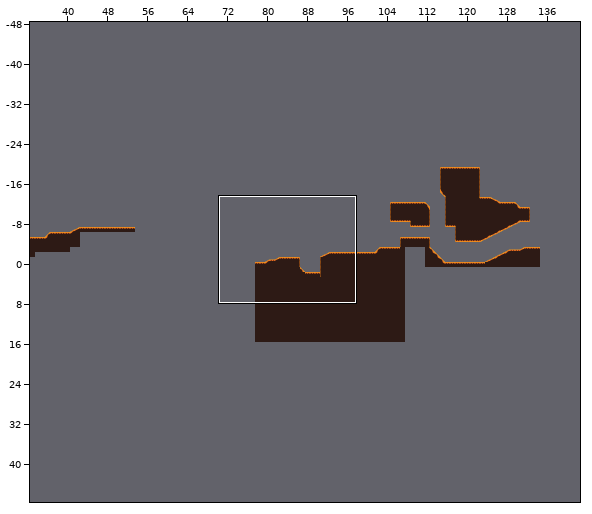
Two states of a Tiled map, LeafLegends/Assets/Tilemaps/Level1.tmx. The picture above shows the old version from afar; the outline marks the close-up.
Close-up. The starting point:
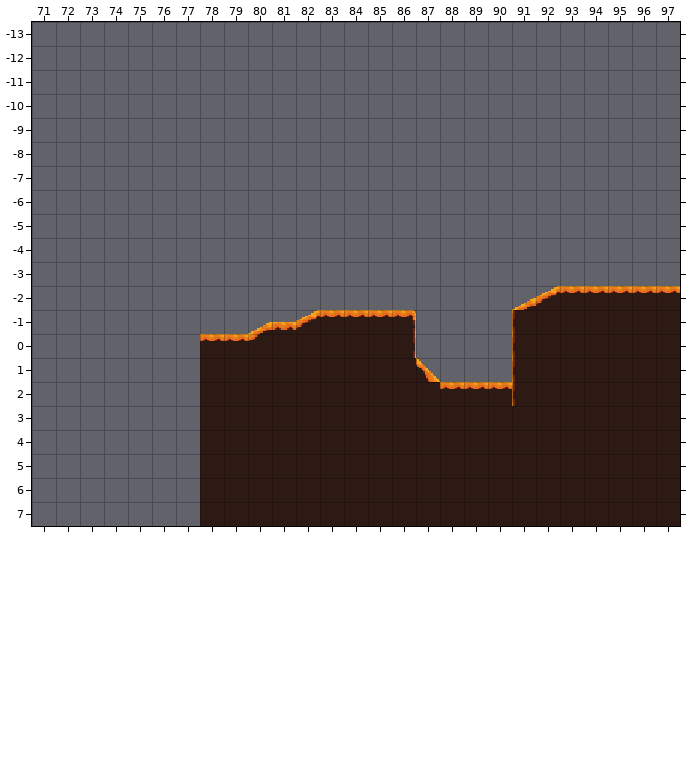
Cells are 16x16 px. Shown: x 71..97, y -13..7. The commit also changed other parts of the map, which this record leaves out.
After:
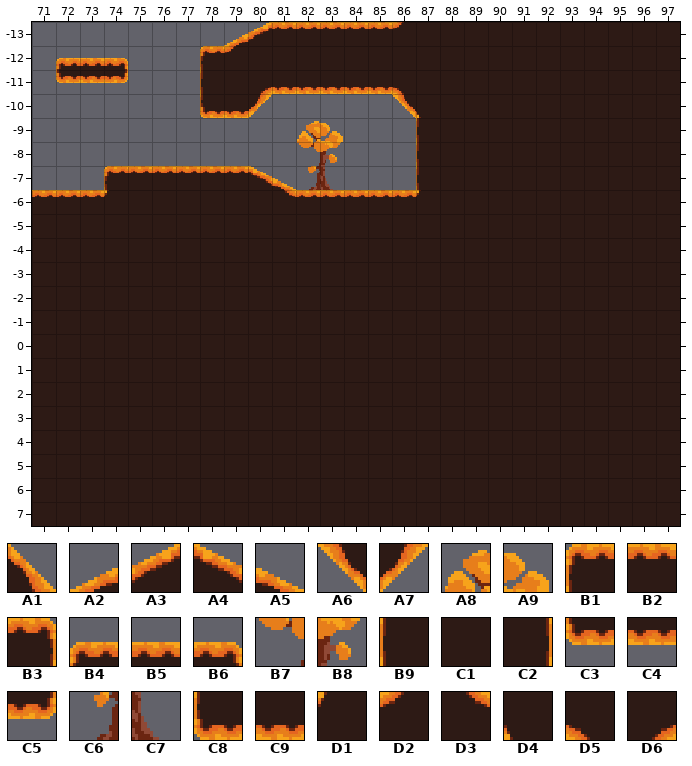
Key: from "MainTileset": A1 1, A2 2, A3 3, A4 4, A5 5, A6 16, A7 17, A8 24, A9 25, B1 32, B2 33, B3 34, B4 35, B5 36, B6 37, B7 40, B8 41, B9 48, C1 49, C2 50, C3 51, C4 52, C5 53, C6 56, C7 57, C8 64, C9 65, D1 84, D2 86, D3 87, D4 100, D5 102, D6 103.
__ is an empty cell.
Tiles of an added or newly shown layer are drawn over the layers below it.
The exact change:
Layer "Terrain":
The edit adds tile A2 in row -13 at x 79.
The edit adds tile A3 in row -13 at x 80.
The edit adds tile A4 in row -7 at x 80.
The edit adds tile A5 in row -7 at x 81.
The edit adds tile A6 in row -10 at x 86.
The edit adds tile A7 in row -10 at x 80.
The edit adds tile B1 in row -12 at x 78; in row -7 at x 74.
The edit adds tile B2 in row -13 at x 81 to 85; in row -7 at x 75 to 79; in row -6 at x 71 to 73 and 82 to 86.
The edit adds tile B4 in row -12 at x 72.
The edit adds tile B5 in row -12 at x 73.
The edit adds tile B6 in row -12 at x 74.
The edit adds tile B9 in row -11 at x 78; in rows -9 to -7 at x 87.
Tile A1 gives way to tile C1 in row 1 at x 87.
Tile A2 gives way to tile C1 in row -2 at x 91; in row -1 at x 80.
Tile A3 gives way to tile C1 in row -2 at x 92; in row -1 at x 82.
Tile B2 gives way to tile C1 in row -2 at x 93 to 97; in row -1 at x 83 to 85; in row 0 at x 78 to 79; in row 2 at x 88 to 90.
Tile B3 gives way to tile C1 in row -1 at x 86.
Tile B5 gives way to tile C1 in row -1 at x 81.
Tile B9 gives way to tile C1 in rows -1 to 2 at x 91.
Tile C2 gives way to tile C1 in row 0 at x 86.
Tile D2 gives way to tile C1 in row 0 at x 80.
The edit adds tile C1 in row -13 at x 87 to 97; in row -12 at x 80 to 97; in row -11 at x 79 and 87 to 97; in rows -10 to -7 at x 88 to 97; in row -6 at x 75 to 80 and 88 to 97; in rows -5 to -3 at x 71 to 97.
The edit adds tile C1 in row -2 at x 71 to 90; in row -1 at x 71 to 79 and 87 to 90; in row 0 at x 71 to 77 and 87 to 90; in row 1 at x 71 to 77 and 88 to 90; in rows 2 to 7 at x 71 to 77.
The edit adds tile C3 in row -11 at x 72.
The edit adds tile C4 in row -11 at x 73.
The edit adds tile C5 in row -11 at x 74.
The edit adds tile C8 in row -10 at x 78.
The edit adds tile C9 in row -11 at x 81 to 85; in row -10 at x 79.
The edit adds tile D1 in row -6 at x 74 and 87.
The edit adds tile D2 in row -13 at x 86; in row -12 at x 79.
The edit adds tile D3 in row -6 at x 81.
The edit adds tile D4 in row -10 at x 87.
The edit adds tile D5 in row -11 at x 86.
The edit adds tile D6 in row -11 at x 80.
Layer "Background" (now shown):
The edit adds tile A8 in row -9 at x 82.
The edit adds tile A9 in row -9 at x 83.
The edit adds tile B7 in row -8 at x 82.
The edit adds tile B8 in row -8 at x 83.
The edit adds tile C6 in row -7 at x 82.
The edit adds tile C7 in row -7 at x 83.
Pixel boxes of the changes (left, top, right, bottom) in both close-ups:
changed: (32, 22, 680, 526)
